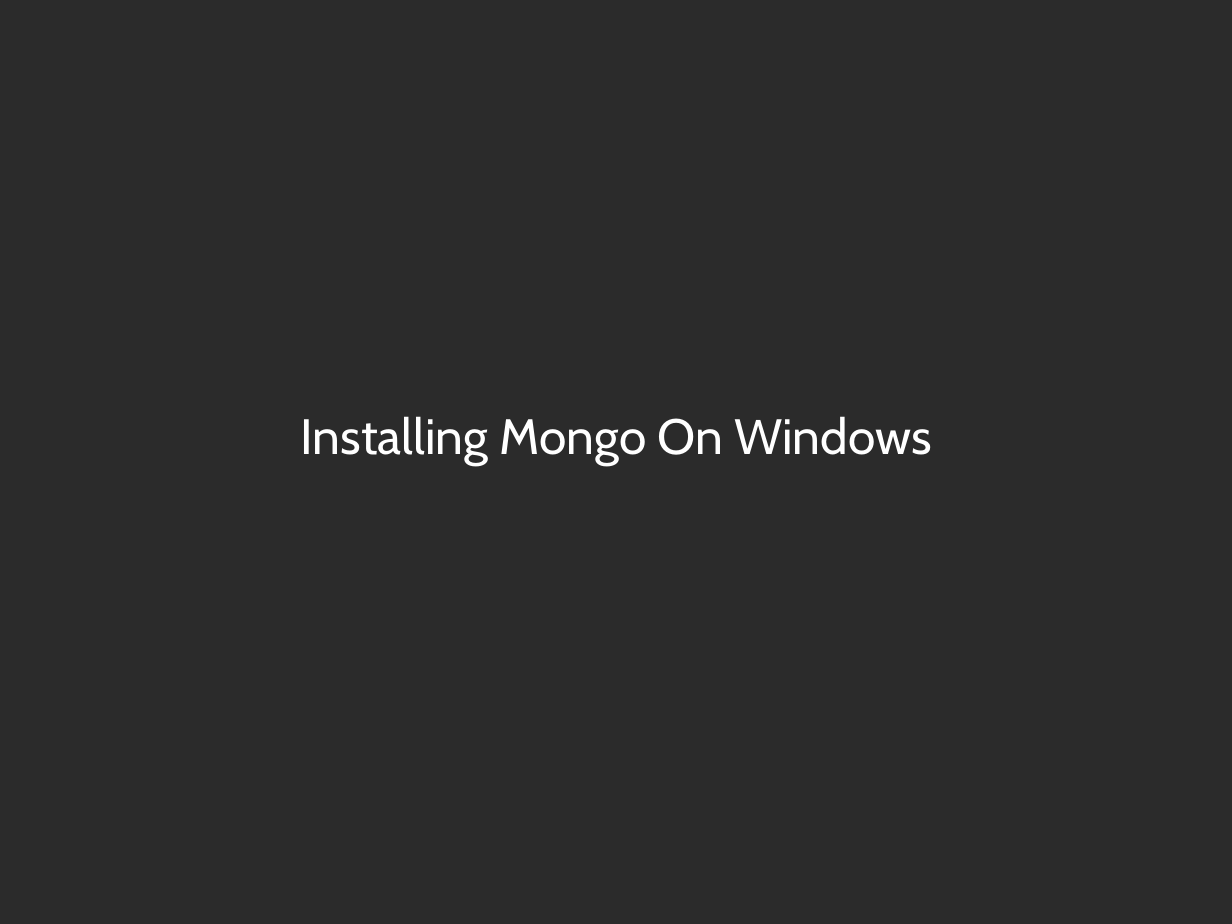
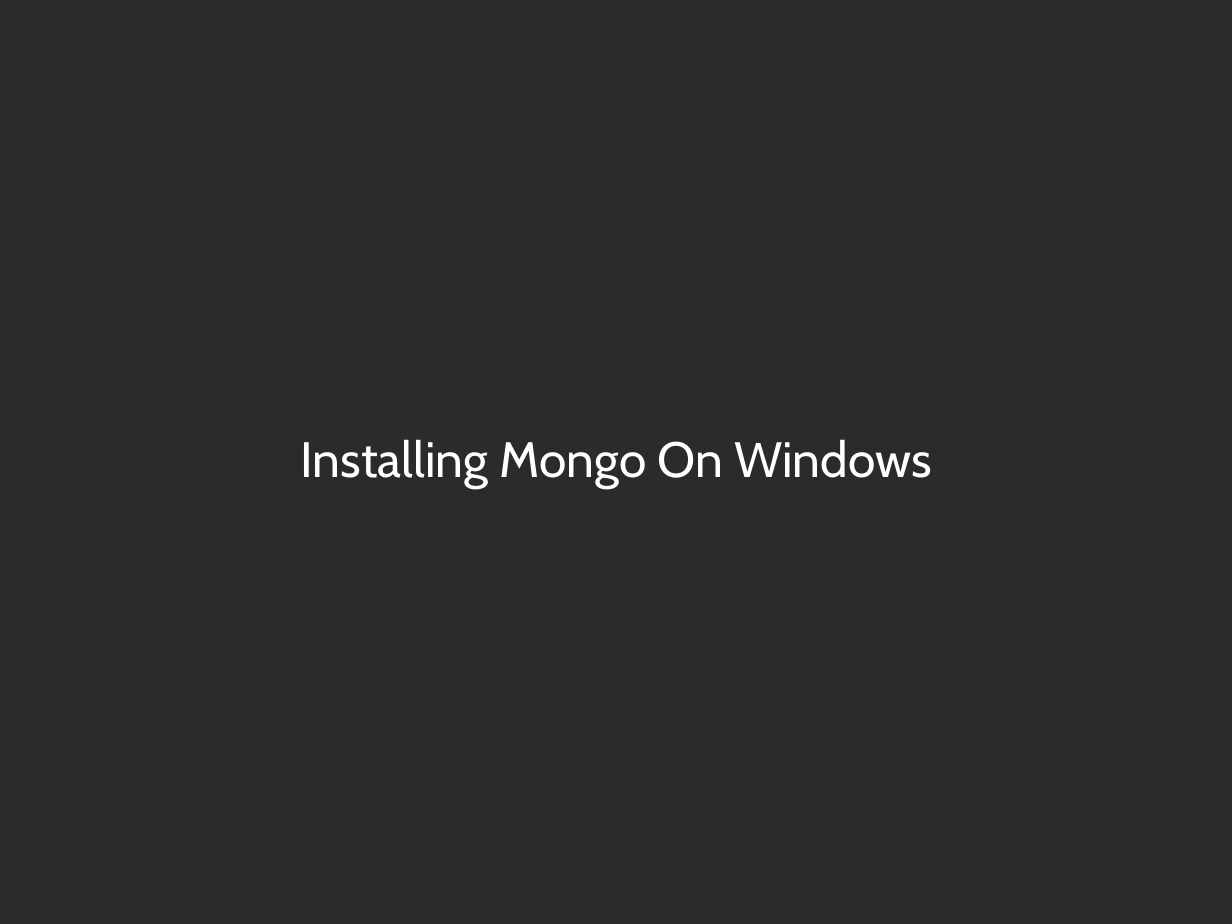
Before and after one commit to zippy1981/TalkMaterials, a slide deck: slide 8 of MongoMeetup/2010-July/Mongo Windows Administration for the Unix Programmer.odp. Drawn at 1232x924 pixels with LibreOffice and Linux fonts; fonts in the diff are those of the drawing; background and template pictures are left out; a plain dark background stands for a picture behind light text. Boxes give left, top, right and bottom in pixels: in the first picture for what was removed or moved away, otherwise in the second. Text is boxed around its words. In the diff, an @@ line names an element or a change of style, - is before the commit and + after.

```diff
--- a/MongoMeetup/2010-July/Mongo Windows Administration for the Unix Programmer.odp
+++ b/MongoMeetup/2010-July/Mongo Windows Administration for the Unix Programmer.odp
@@ subtitle "Installing Mongo On Windows" moved from (x1=301, y1=416, x2=932, y2=464) to (x1=301, y1=439, x2=932, y2=488) @@
```
Also in this commit, not shown: 10 other slides changed, 13 slides added.
